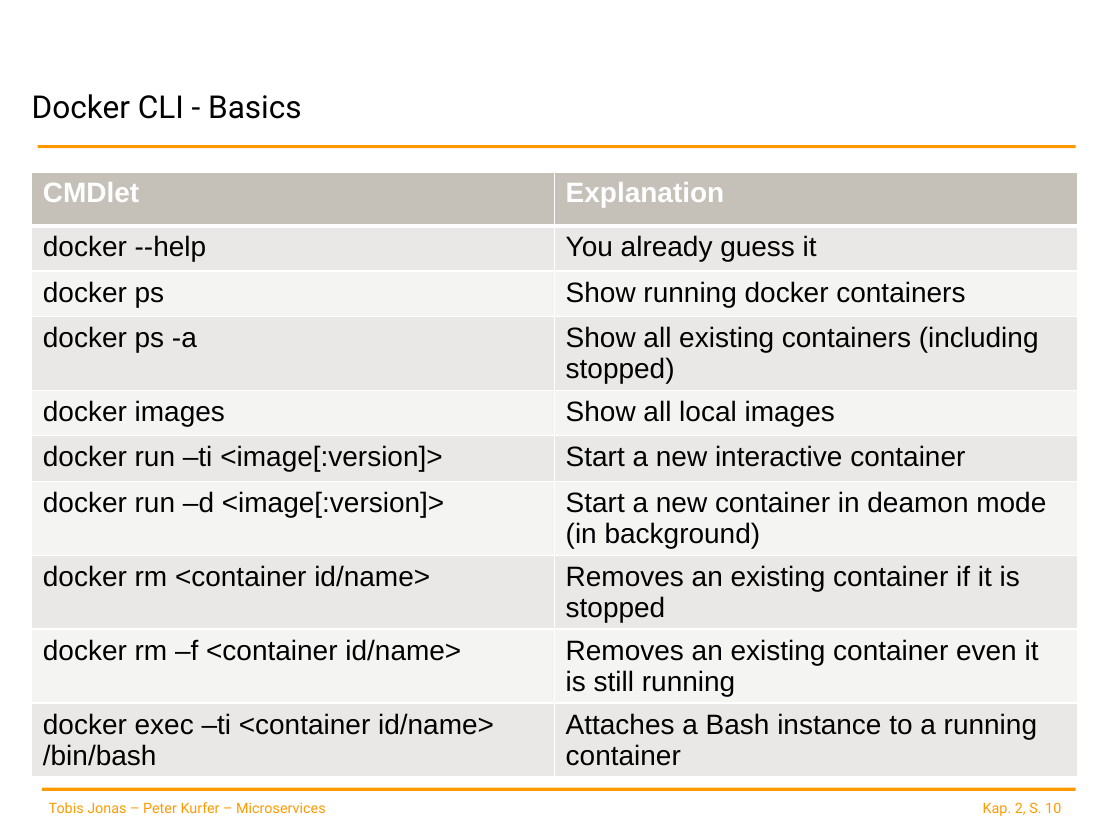
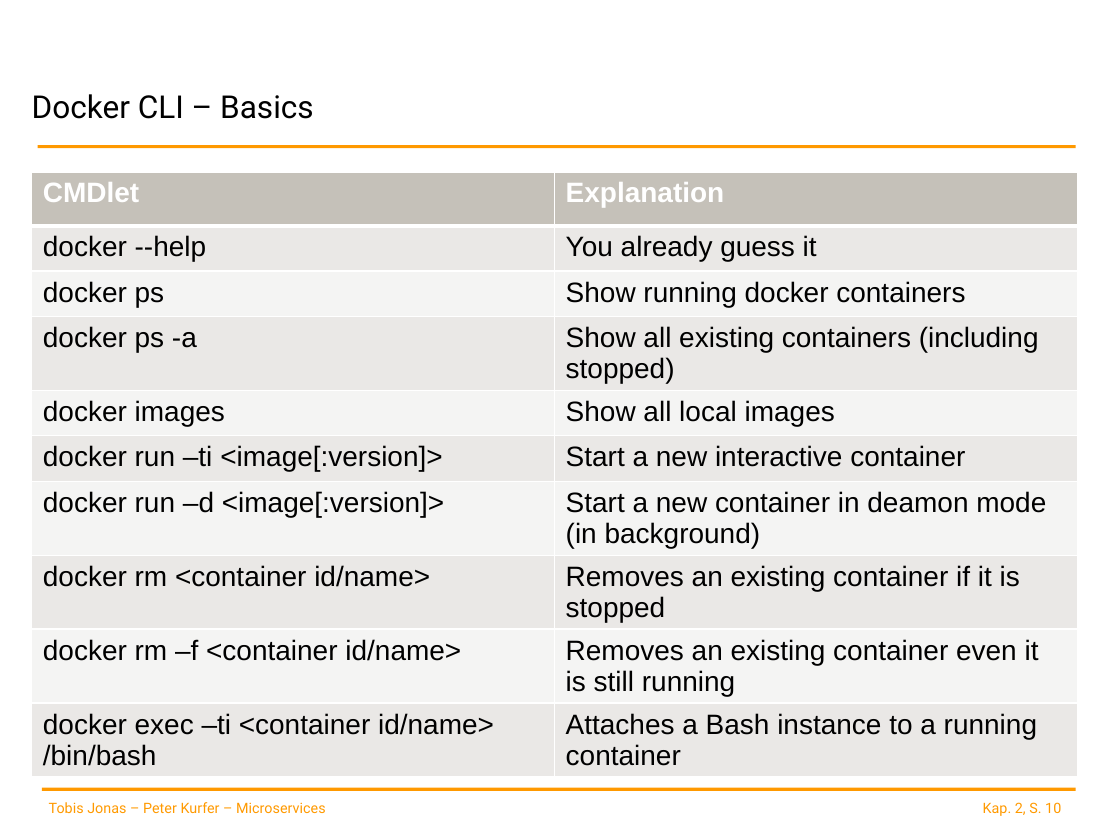
Before and after one commit to spoeck/Lectures, a slide deck: slide 10 of 02-Container-and-Provisioning/ContainerProvisioning.pptx. Drawn at 1120x840 pixels with LibreOffice and Linux fonts; fonts in the diff are those of the drawing; background and template pictures are left out. Boxes give left, top, right and bottom in pixels: in the first picture for what was removed or moved away, otherwise in the second. Text is boxed around its words. In the diff, an @@ line names an element or a change of style, - is before the commit and + after.

Commit message:
final version of docker slides

```diff
--- a/02-Container-and-Provisioning/ContainerProvisioning.pptx
+++ b/02-Container-and-Provisioning/ContainerProvisioning.pptx
@@ title at bbox=[32, 94, 314, 119]: text changed @@
-Docker CLI - Basics
+Docker CLI – Basics
```
Also in this commit, not shown: 3 other slides changed, 4 slides added, 1 other file.
